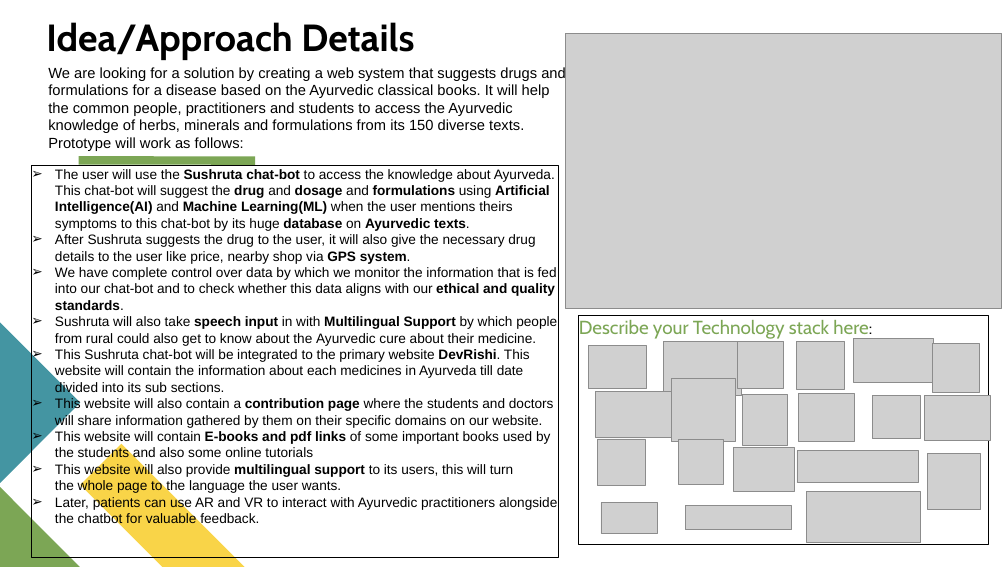
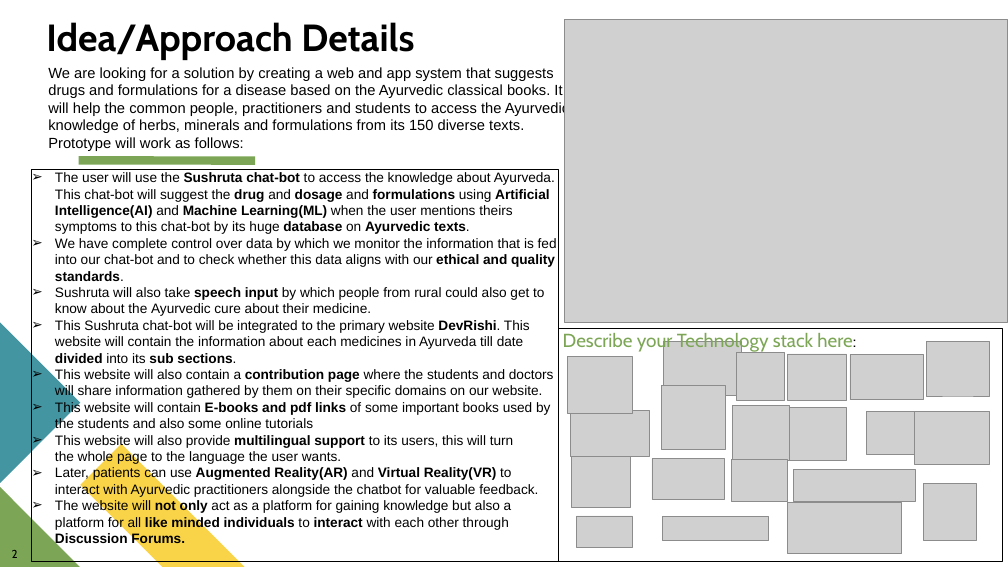
Before and after one commit to atharvadeopujari/DevRishi, a slide deck: slide 2 of DevRishi-SIH2023-College.pptx. Drawn at 1008x567 pixels with LibreOffice and Linux fonts; fonts in the diff are those of the drawing; grey boxes stand for pictures. Boxes give left, top, right and bottom in pixels: in the first picture for what was removed or moved away, otherwise in the second. Text is boxed around its words. In the diff, an @@ line names an element or a change of style, - is before the commit and + after.

```diff
--- a/DevRishi-SIH2023-College.pptx
+++ b/DevRishi-SIH2023-College.pptx
@@ picture: place and size @@
-picture at (566, 33, 1002, 309)
+picture at (564, 20, 1008, 322)
@@ text at (48, 67, 569, 151): text changed @@
-We are looking for a solution by creating a web system that suggests drugs and formulations for a disease based on the Ayurvedic classical books. It will help the common people, practitioners and students to access the Ayurvedic knowledge of herbs, minerals and formulations from its 150 diverse texts. Prototype will work as follows:
+We are looking for a solution by creating a web and app system that suggests drugs and formulations for a disease based on the Ayurvedic classical books. It will help the common people, practitioners and students to access the Ayurvedic knowledge of herbs, minerals and formulations from its 150 diverse texts. Prototype will work as follows:
@@ text at (55, 234, 535, 264): paragraph removed @@
-➢ After Sushruta suggests the drug to the user, it will also give the necessary drug details to the user like price, nearby shop via GPS system.
@@ text at (55, 287, 544, 316): text changed @@
-➢ Sushruta will also take speech input in with Multilingual Support by which people from rural could also get to know about the Ayurvedic cure about their medicine.
+➢ Sushruta will also take speech input by which people from rural could also get to know about the Ayurvedic cure about their medicine.
@@ text at (55, 320, 530, 363): bold on in "divided sub sections." @@
@@ rectangle "Describe your Technology stack here:": place and size @@
-rectangle "Describe your Technology stack here:" at (579, 316, 988, 544)
+rectangle "Describe your Technology stack here:" at (559, 329, 1003, 561)
@@ picture added at (567, 357, 633, 414) @@
@@ picture removed at (588, 346, 647, 389) @@
@@ picture: place and size @@
-picture at (737, 341, 784, 389)
+picture at (737, 353, 785, 402)
@@ picture: place and size @@
-picture at (797, 342, 845, 389)
+picture at (788, 354, 847, 400)
@@ picture: place and size @@
-picture at (854, 339, 934, 382)
+picture at (850, 355, 924, 400)
@@ picture: place and size @@
-picture at (933, 343, 980, 392)
+picture at (927, 342, 989, 396)
@@ picture: place and size @@
-picture at (671, 378, 736, 442)
+picture at (662, 386, 726, 450)
@@ picture: place and size @@
-picture at (595, 392, 675, 437)
+picture at (570, 411, 650, 456)
@@ picture added at (733, 406, 789, 461) @@
@@ picture removed at (743, 395, 788, 445) @@
@@ picture added at (790, 408, 847, 460) @@
@@ picture removed at (799, 393, 854, 441) @@
@@ picture: place and size @@
-picture at (873, 395, 921, 439)
+picture at (867, 411, 915, 454)
@@ picture: place and size @@
-picture at (925, 396, 991, 441)
+picture at (914, 411, 990, 464)
@@ picture removed at (597, 439, 645, 486) @@
@@ picture removed at (678, 439, 724, 485) @@
@@ text at (55, 467, 538, 546): text changed @@
-➢ Later, patients can use AR and VR to interact with Ayurvedic practitioners alongside the chatbot for valuable feedback.
+➢ Later, patients can use Augmented Reality(AR) and Virtual Reality(VR) to interact with Ayurvedic practitioners alongside the chatbot for valuable feedback.
+➢ The website will not only act as a platform for gaining knowledge but also a platform for all like minded individuals to interact with each other through Discussion Forums.
@@ picture added at (572, 456, 630, 507) @@
@@ picture added at (652, 459, 724, 500) @@
@@ picture: place and size @@
-picture at (734, 448, 794, 492)
+picture at (731, 460, 788, 501)
@@ picture: place and size @@
-picture at (797, 451, 919, 483)
+picture at (793, 470, 915, 502)
@@ picture: place and size @@
-picture at (807, 492, 921, 543)
+picture at (788, 503, 902, 554)
@@ picture: place and size @@
-picture at (928, 453, 981, 510)
+picture at (924, 484, 977, 541)
@@ picture: place and size @@
-picture at (601, 503, 657, 534)
+picture at (577, 516, 633, 547)
@@ picture: place and size @@
-picture at (686, 506, 792, 530)
+picture at (662, 516, 769, 541)
@@ text added at (12, 550, 18, 558), 11 pt, text #000000 @@
+2
```
Also in this commit, not shown: 3 other slides changed, 1 slide removed, 1 other file.
